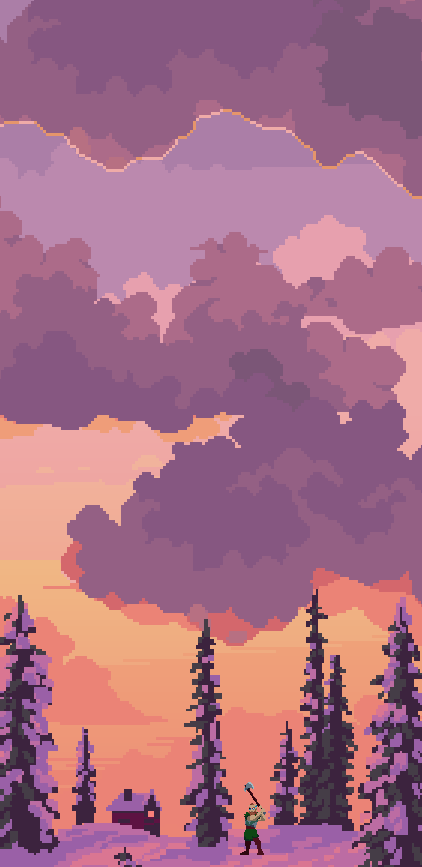
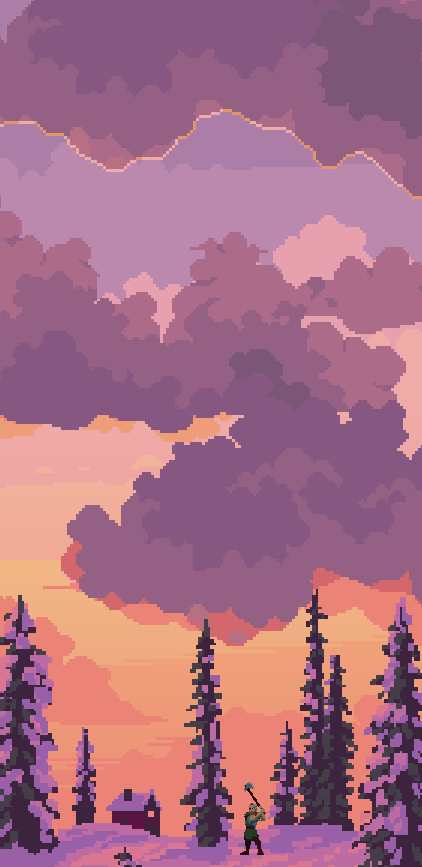
Comparing the layer stacks of the two (422, 867) images. Changes:
painted on "Attack3.png #1" over [240, 782, 266, 855]
